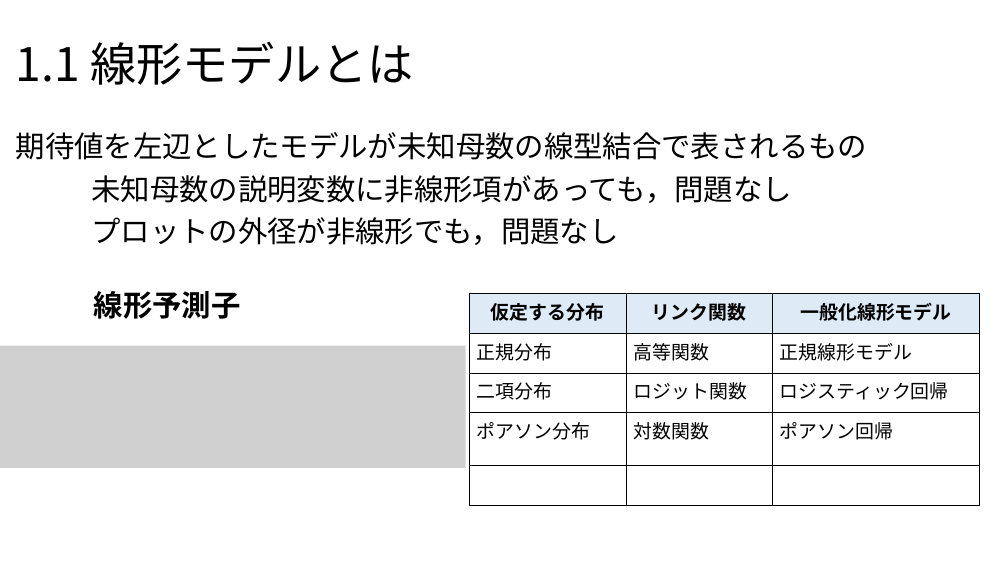
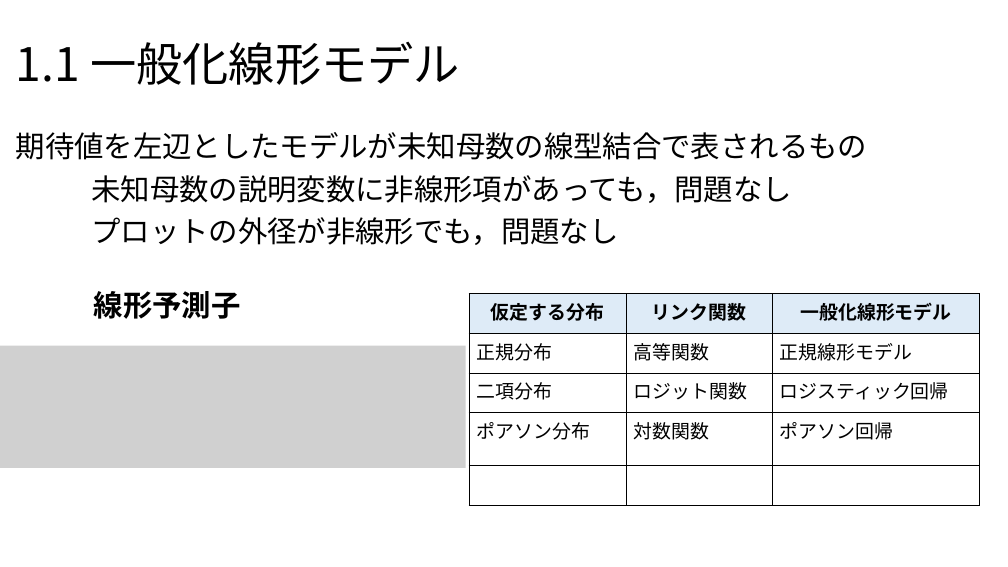
Before and after one commit to Yoshifumi14/stats, a slide deck: slide 5 of statistics2.pptx. Drawn at 1008x567 pixels with LibreOffice and Linux fonts; fonts in the diff are those of the drawing; grey boxes stand for pictures. Boxes give left, top, right and bottom in pixels: in the first picture for what was removed or moved away, otherwise in the second. Text is boxed around its words. In the diff, an @@ line names an element or a change of style, - is before the commit and + after.

```diff
--- a/statistics2.pptx
+++ b/statistics2.pptx
@@ title at [16,42,460,85]: text changed @@
-1.1 線形モデルとは
+1.1 一般化線形モデル
```
Also in this commit, not shown: 9 other slides changed, 3 other files.
